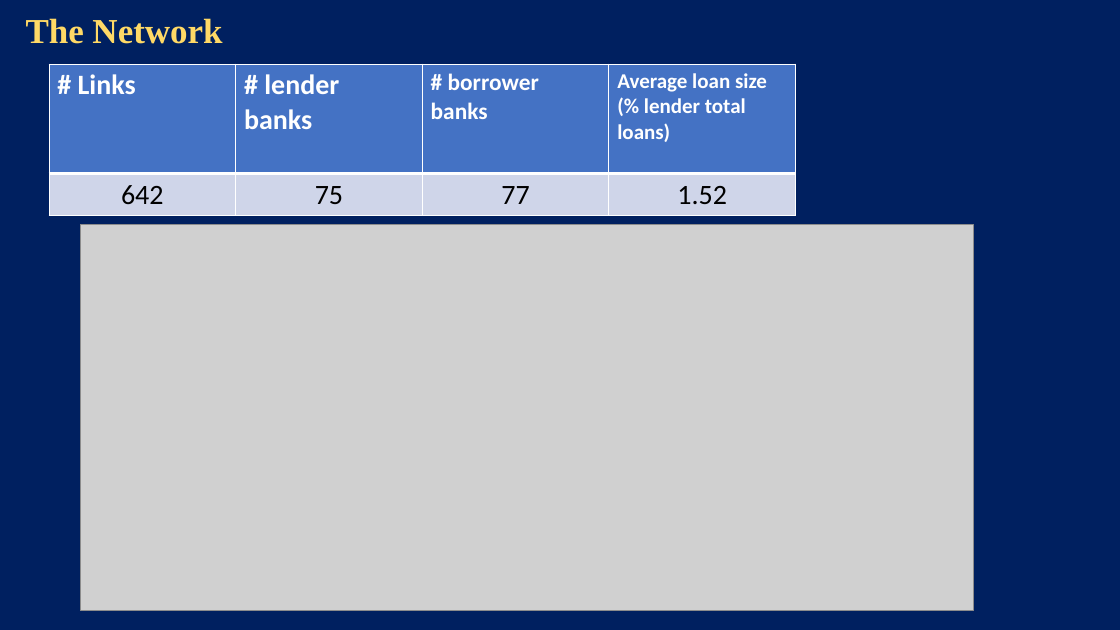
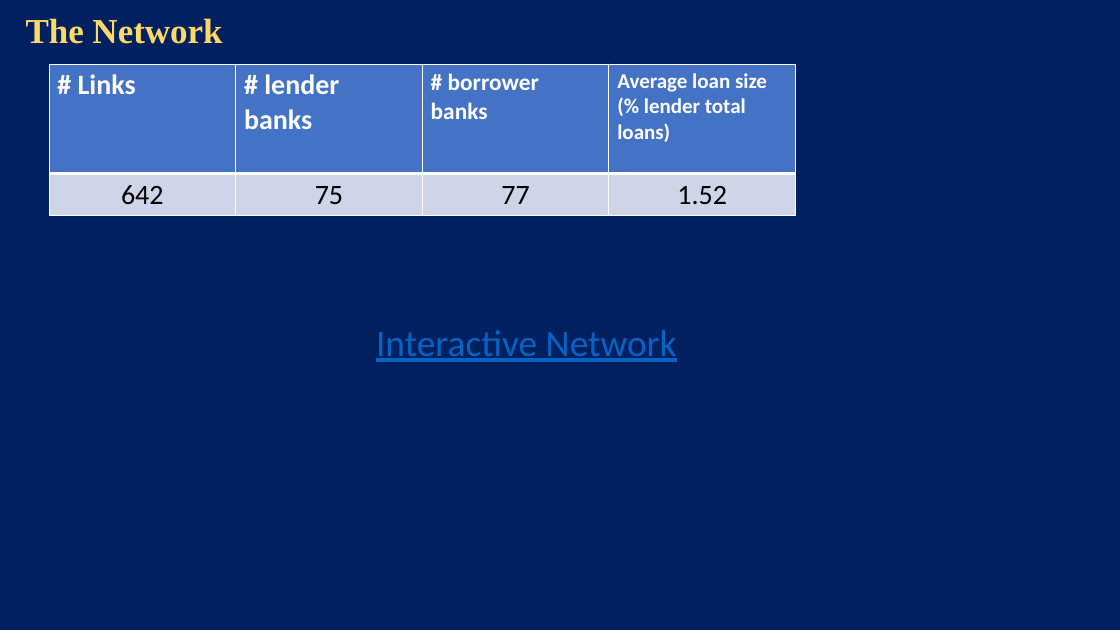
Before and after one commit to ecarlevaro/bankFailure, a slide deck: slide 8 of presentations/PhD Conference 34/UQ phd conference BAFA presentation .pptx (slide 10 before the commit). Drawn at 1120x630 pixels with LibreOffice and Linux fonts; fonts in the diff are those of the drawing; grey boxes stand for pictures. Boxes give left, top, right and bottom in pixels: in the first picture for what was removed or moved away, otherwise in the second. Text is boxed around its words. In the diff, an @@ line names an element or a change of style, - is before the commit and + after.

```diff
--- a/presentations/PhD Conference 34/UQ phd conference BAFA presentation .pptx
+++ b/presentations/PhD Conference 34/UQ phd conference BAFA presentation .pptx
@@ picture removed at [81,224,974,611] @@
@@ text added at [376,330,677,362], 32 pt, text #0563C1, underline @@
+Interactive Network
```
Also in this commit, not shown: 10 other slides changed, 4 slides added, 6 slides removed, 10 other files.
